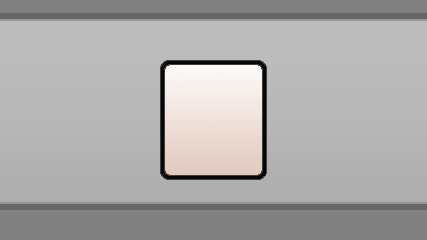
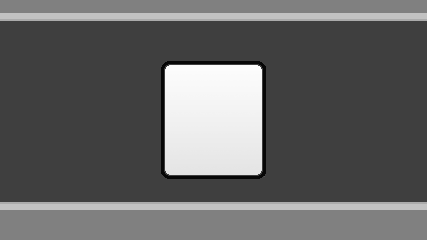
Layered file, before and after one edit (427 × 240). Changes by layer:
added layer "Noir et blanc 2" in group "Couloir_normal" over [0, 21, 427, 202]
painted on "Noir et blanc 1" over [0, 13, 427, 210]
hid group "Couloir" (1st of 2, in "Concept_Couloir" › "Couloir_002") (9 layers) over [0, 13, 427, 210]
hid "Dégradé_fond" (1st of 2, in "Concept_Couloir" › "Couloir_002" › "Couloir") over [0, 45, 427, 210]
